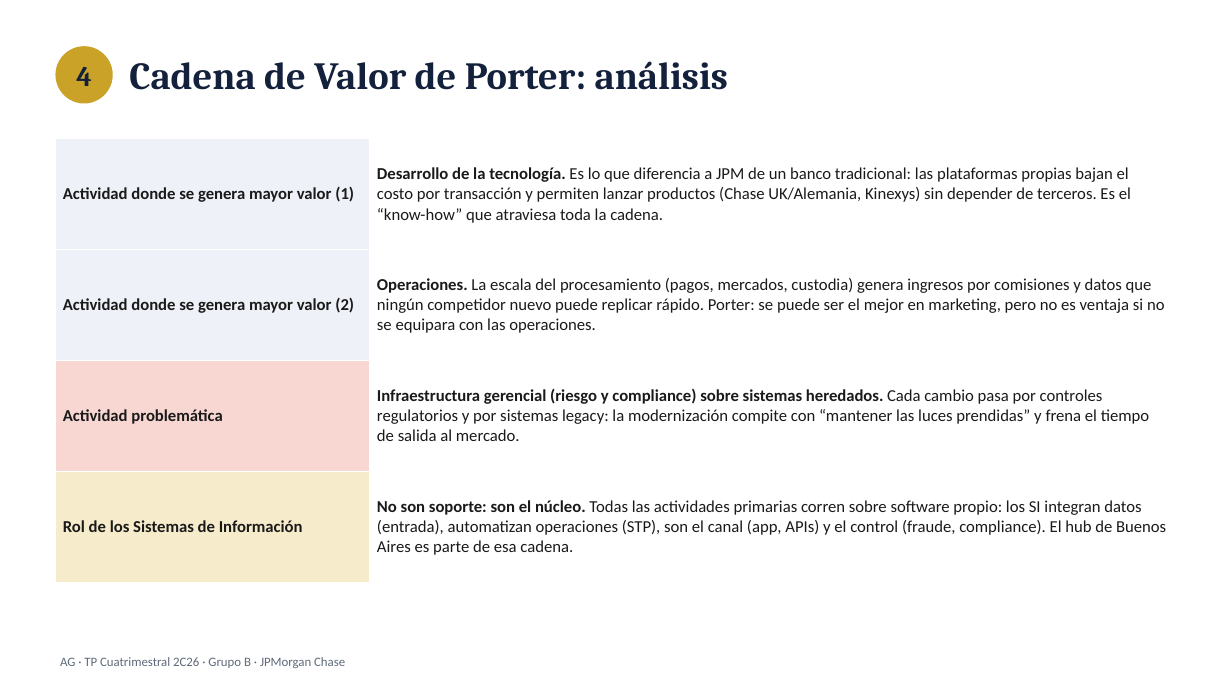
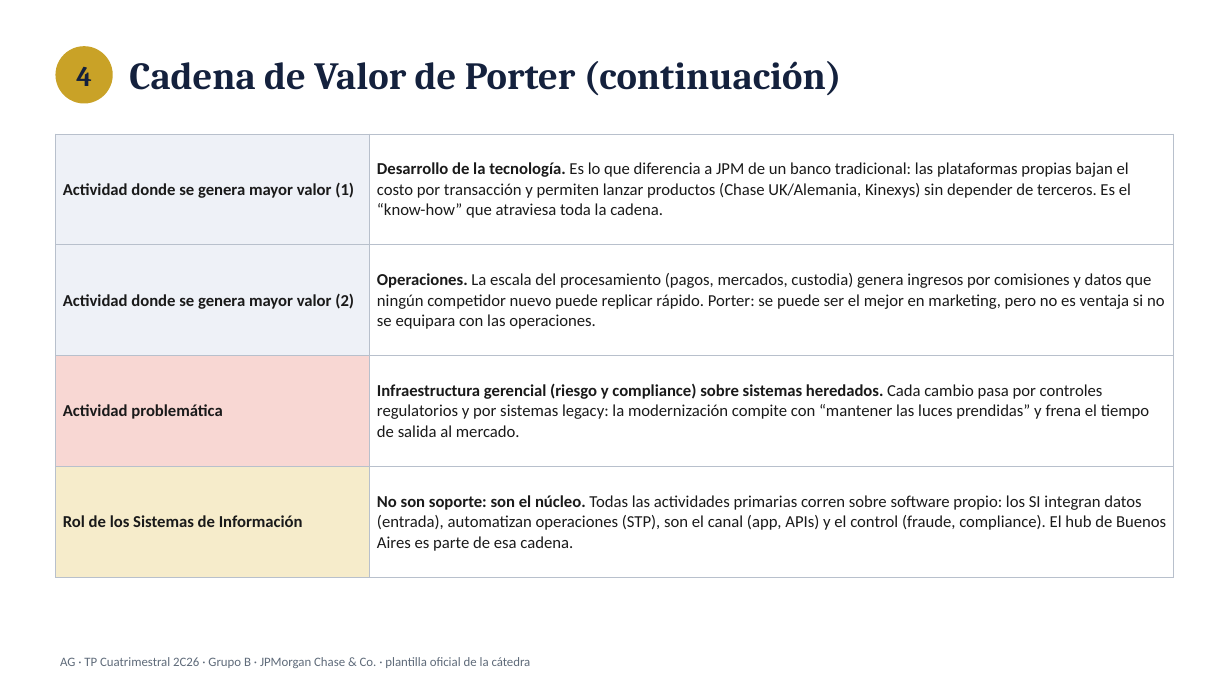
Before and after one commit to lschirripa/utn-boost, a slide deck: slide 6 of materias/administracion-gerencial/tp-cuatrimestral/exports/00_TP Cuatrimestral_GB.pptx. Drawn at 1232x693 pixels with LibreOffice and Linux fonts; fonts in the diff are those of the drawing. Boxes give left, top, right and bottom in pixels: in the first picture for what was removed or moved away, otherwise in the second. Text is boxed around its words. In the diff, an @@ line names an element or a change of style, - is before the commit and + after.

```diff
--- a/materias/administracion-gerencial/tp-cuatrimestral/exports/00_TP Cuatrimestral_GB.pptx
+++ b/materias/administracion-gerencial/tp-cuatrimestral/exports/00_TP Cuatrimestral_GB.pptx
@@ text at box(129, 61, 842, 95): text changed @@
-Cadena de Valor de Porter: análisis
+Cadena de Valor de Porter (continuación)
@@ table at box(55, 134, 1174, 578) @@
@@ borders changed @@
@@ table: place and size @@
-table at box(55, 139, 1174, 582)
+table at box(55, 134, 1174, 578)
@@ text at box(60, 657, 531, 668): text changed @@
-AG · TP Cuatrimestral 2C26 · Grupo B · JPMorgan Chase
+AG · TP Cuatrimestral 2C26 · Grupo B · JPMorgan Chase & Co. · plantilla oficial de la cátedra
```
Also in this commit, not shown: 9 other slides changed, 2 other files.
